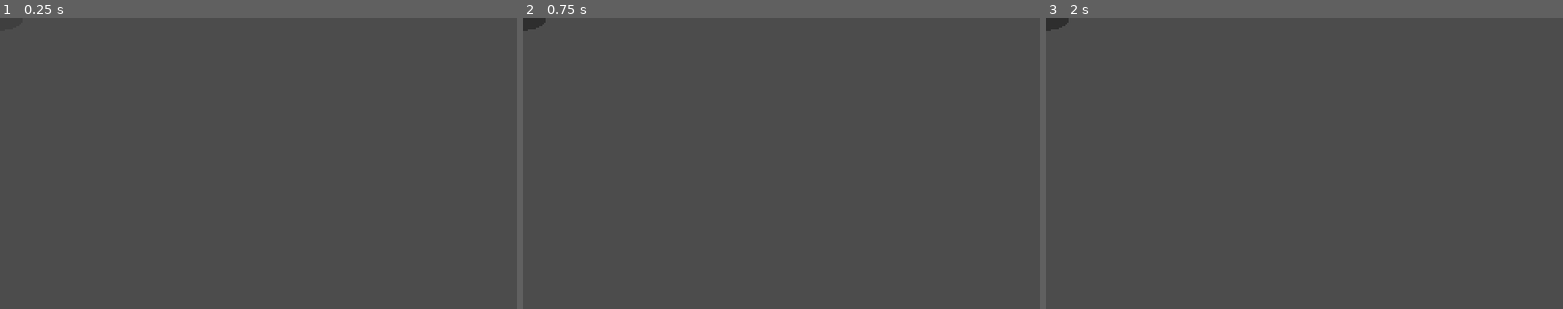
Above: before the commit, frames 1-3 (left to right).
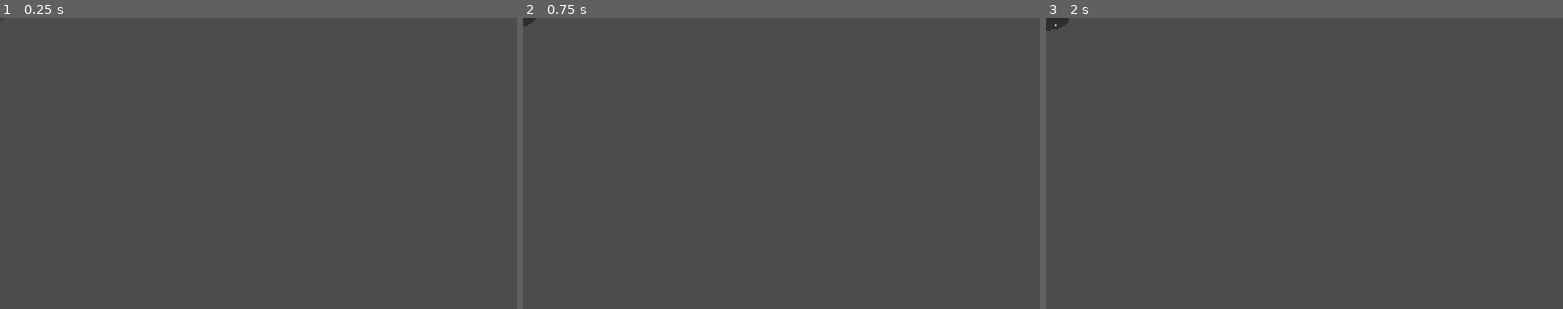
Above: after the commit, the same moments.

Repository: Boyquotes/cloud-keeper
Game: Godot game, scene res://scenes/cloud/Cloud.tscn
Two runs of this game, one before a commit and one after it. Both use one fixed random seed, a clock stepped at 60 frames per second and the inputs below. This scene is started directly instead of the project's main scene.
Inputs (mouse positions are in pixels of both pictures, inside the frame that each line leads up to):
- Up to frame 1 (0.25 s): no input
- Up to frame 2 (0.75 s): tap Enter at 0.5 s; move the mouse to (895, 148) at 0.52 s; hold D (move_right) from 0.53 s (still down); tap Space (spawn_cloud) at 0.6 s
- Up to frame 3 (2 s): tap Space (spawn_cloud) at 1.25 s; move the mouse to (1201, 178) at 1.27 s; release D (move_right) at 1.28 s; hold S (move_down) from 1.28 s (still down); click (1201, 178) at 1.35 s

The runs differ from the first frame. In frame 2, 0.1% of the frame differs, in the area x 0-5%, y 0-5%; in frame 3, less than 0.1%.

Commit message:
Improved cloud spawn animation

Diff:
--- a/src/scenes/cloud/Cloud.gd
+++ b/src/scenes/cloud/Cloud.gd
@@ -8,6 +8,7 @@
 var velocity: Vector2
 var friction = 70
 var face_original_pos: Vector2
+var spawned := false
 
 func _ready() -> void:
 	animation_player.play("spawn")
@@ -24,7 +25,7 @@
 		face.position = face_original_pos + velocity.normalized() * 2
 
 func _on_Cloud_area_entered(area: Area2D) -> void:
-	if area.is_in_group("enemy"):
+	if area.is_in_group("enemy") && !$LifeTimer.is_stopped():
 		area.extinguish()
 
 func move(wind_direction: Vector2, wind_speed: float):
@@ -36,6 +37,10 @@
 	if anim_name == "spawn":
 		$LifeTimer.start(life_time)
 		hover_anim_player.play("float")
+		var areas = get_overlapping_areas()
+		for area in areas:
+			if area.is_in_group("enemy"):
+				area.extinguish()
 	elif anim_name == "exit":
 		queue_free()
 
--- a/src/scenes/cloud/Cloud.tscn
+++ b/src/scenes/cloud/Cloud.tscn
@@ -1,6 +1,5 @@
-[gd_scene load_steps=11 format=2]
-
-[ext_resource path="res://scenes/cloud/cloud.png" type="Texture" id=1]
+[gd_scene load_steps=10 format=2]
+
 [ext_resource path="res://scenes/cloud/Cloud.gd" type="Script" id=2]
 [ext_resource path="res://scenes/cloud/cloud_spawn.png" type="Texture" id=4]
 
@@ -61,6 +60,42 @@
 "update": 0,
 "values": [ 1 ]
 }
+tracks/3/type = "value"
+tracks/3/path = NodePath("Position2D/Sprite/Face:visible")
+tracks/3/interp = 1
+tracks/3/loop_wrap = true
+tracks/3/imported = false
+tracks/3/enabled = true
+tracks/3/keys = {
+"times": PoolRealArray( 0 ),
+"transitions": PoolRealArray( 1 ),
+"update": 0,
+"values": [ false ]
+}
+tracks/4/type = "value"
+tracks/4/path = NodePath("Shadow:frame")
+tracks/4/interp = 1
+tracks/4/loop_wrap = true
+tracks/4/imported = false
+tracks/4/enabled = true
+tracks/4/keys = {
+"times": PoolRealArray( 0 ),
+"transitions": PoolRealArray( 1 ),
+"update": 0,
+"values": [ 0 ]
+}
+tracks/5/type = "value"
+tracks/5/path = NodePath("Shadow:scale")
+tracks/5/interp = 1
+tracks/5/loop_wrap = true
+tracks/5/imported = false
+tracks/5/enabled = true
+tracks/5/keys = {
+"times": PoolRealArray( 0 ),
+"transitions": PoolRealArray( 1 ),
+"update": 0,
+"values": [ Vector2( 1, 1 ) ]
+}
 
 [sub_resource type="Animation" id=4]
 resource_name = "exit"
@@ -80,7 +115,6 @@
 
 [sub_resource type="Animation" id=3]
 resource_name = "spawn"
-length = 0.8
 tracks/0/type = "value"
 tracks/0/path = NodePath(".:modulate")
 tracks/0/interp = 2
@@ -100,7 +134,7 @@
 tracks/1/imported = false
 tracks/1/enabled = true
 tracks/1/keys = {
-"times": PoolRealArray( 0, 0.8 ),
+"times": PoolRealArray( 0, 0.9 ),
 "transitions": PoolRealArray( 1, 1 ),
 "update": 1,
 "values": [ false, true ]
@@ -112,10 +146,10 @@
 tracks/2/imported = false
 tracks/2/enabled = true
 tracks/2/keys = {
-"times": PoolRealArray( 0, 0.2, 0.4, 0.6 ),
-"transitions": PoolRealArray( 1, 1, 1, 1 ),
+"times": PoolRealArray( 0, 0.6, 0.7, 0.8, 0.9 ),
+"transitions": PoolRealArray( 1, 1, 1, 1, 1 ),
 "update": 1,
-"values": [ 0, 1, 2, 3 ]
+"values": [ 0, 0, 1, 2, 3 ]
 }
 tracks/3/type = "value"
 tracks/3/path = NodePath("Position2D:position")
@@ -124,10 +158,46 @@
 tracks/3/imported = false
 tracks/3/enabled = true
 tracks/3/keys = {
-"times": PoolRealArray( 0, 0.6, 0.8 ),
-"transitions": PoolRealArray( 1, 1, 1 ),
-"update": 0,
-"values": [ Vector2( 0, -8 ), Vector2( 0, -32 ), Vector2( 0, -30 ) ]
+"times": PoolRealArray( 0, 0.4, 0.5, 0.6 ),
+"transitions": PoolRealArray( 1, 1, 1, 1 ),
+"update": 0,
+"values": [ Vector2( 0, -8 ), Vector2( 0, -32 ), Vector2( 0, -28 ), Vector2( 0, -30 ) ]
+}
+tracks/4/type = "value"
+tracks/4/path = NodePath("Position2D/Sprite/Face:visible")
+tracks/4/interp = 1
+tracks/4/loop_wrap = true
+tracks/4/imported = false
+tracks/4/enabled = true
+tracks/4/keys = {
+"times": PoolRealArray( 0, 0.9 ),
+"transitions": PoolRealArray( 1, 1 ),
+"update": 1,
+"values": [ false, true ]
+}
+tracks/5/type = "value"
+tracks/5/path = NodePath("Shadow:frame")
+tracks/5/interp = 1
+tracks/5/loop_wrap = true
+tracks/5/imported = false
+tracks/5/enabled = true
+tracks/5/keys = {
+"times": PoolRealArray( 0, 0.6, 0.7, 0.8, 0.9 ),
+"transitions": PoolRealArray( 1, 1, 1, 1, 1 ),
+"update": 1,
+"values": [ 0, 0, 1, 2, 3 ]
+}
+tracks/6/type = "value"
+tracks/6/path = NodePath("Shadow:scale")
+tracks/6/interp = 1
+tracks/6/loop_wrap = true
+tracks/6/imported = false
+tracks/6/enabled = true
+tracks/6/keys = {
+"times": PoolRealArray( 0, 0.6 ),
+"transitions": PoolRealArray( 1, 1 ),
+"update": 0,
+"values": [ Vector2( 0.5, 0.5 ), Vector2( 1, 1 ) ]
 }
 
 [sub_resource type="Animation" id=10]
@@ -182,11 +252,8 @@
 
 [node name="Shadow" type="Sprite" parent="."]
 self_modulate = Color( 0, 0, 0, 0.392157 )
-position = Vector2( -92, -34 )
-texture = ExtResource( 1 )
-offset = Vector2( 92, 34 )
-hframes = 2
-vframes = 4
+texture = ExtResource( 4 )
+hframes = 4
 
 [node name="CollisionShape2D" type="CollisionShape2D" parent="."]
 rotation = 1.5708
@@ -211,6 +278,7 @@
 one_shot = true
 
 [node name="Position2D" type="Position2D" parent="."]
+position = Vector2( 0, -30 )
 
 [node name="Sprite" type="Sprite" parent="Position2D"]
 position = Vector2( 0, -2 )
@@ -220,6 +288,7 @@
 frame = 1
 
 [node name="Face" type="Sprite" parent="Position2D/Sprite"]
+visible = false
 position = Vector2( 0, -1 )
 
 [node name="HoverAnimPlayer" type="AnimationPlayer" parent="Position2D/Sprite"]
